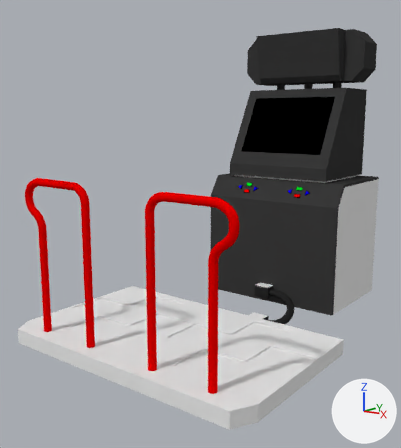
What one commit did to the Blender file Content/Blender/ITGMachine/itgmachine.blend.
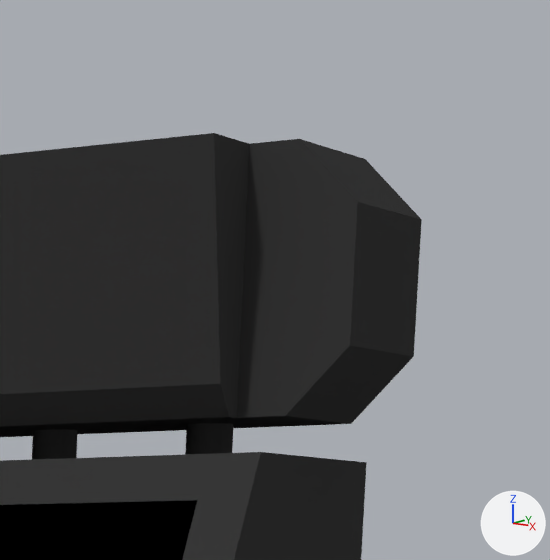
The first picture shows the older version from a camera (50 mm lens) standing at (7.63, -11.74, 1.61) and looking at (-0.52, -1.21, -0.95). The close-ups show both versions on the part from 74% to 100% of the width and 1% to 24% of the height of that picture; other places that the commit changed are outside them. The lights are fixed; the arrows at lower right show +X, +Y and +Z.

The scene before the commit, as lines of its bpy script (objects in view):
```python
me_cube_005 = bpy.data.meshes.new('Cube.005')
me_cube_005.from_pydata(...)  # 48 vertices, 42 faces; spans x -1.54..1.54, y -1.0..1.0, z -1.0..1.0
me_cube_005.materials.append(mat_machinebasematerial)  # black #3a3a3a
me_cube_006 = bpy.data.meshes.new('Cube.006')
me_cube_006.from_pydata([(0.82, -0.08, 1.15), (-0.82, -0.08, 1.15), (0.82, -0.83, -0.34), (-0.82, -0.83, -0.34)], [], [(3, 2, 0, 1)])
me_cube_006.materials.append(mat_material_014)  # black #000000
me_cylinder_003 = bpy.data.meshes.new('Cylinder.003')
me_cylinder_003.from_pydata(...)  # a 32-sided cylinder along z spanning x -1.0..1.0, y -1.0..1.0, z -1.0..1.0
me_cylinder_003.materials.append(mat_machinebasematerial)  # black #3a3a3a
ob_braun_tube = bpy.data.objects.new('Braun Tube', me_cube_006)
ob_braun_tube.location = (-0.005, 2.421, 0.983)
ob_braun_tube.scale = (1.49, 1.0, 1.0)
ob_cylinder_001 = bpy.data.objects.new('Cylinder.001', me_cylinder_003)
ob_cylinder_001.location = (-0.001, 3.173, 2.455)
ob_cylinder_001.scale = (0.118, 0.118, 0.0936)
ob_marqueehouse = bpy.data.objects.new('MarqueeHouse', me_cube_005)
ob_marqueehouse.location = (-0.003, 3.147, 3.201)
ob_marqueehouse.scale = (-1.17, 0.422, 0.655)
# also in view: 'Cylinder.002' at (0.89, 3.17, 2.45); 'Marquee' at (0.0, 2.52, 3.2); 'DisplayBase' at (-0.01, 2.61, 1.17)
```
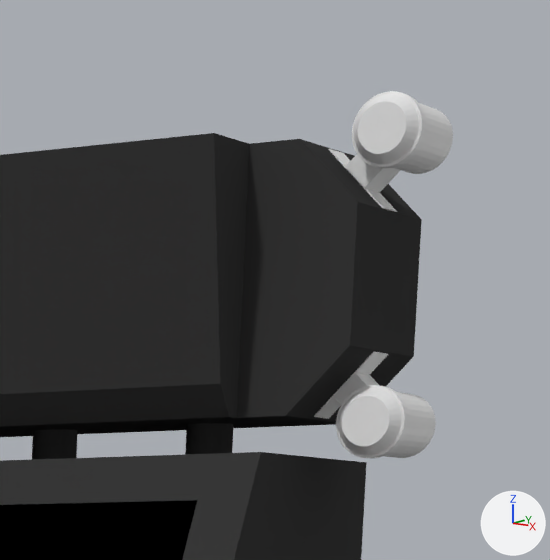
Where the change shows, as pixel boxes (x1, y1, x2, y2) in the close-ups (550 x 560 px):
'Cylinder.009', added: after (352, 91, 426, 168)
'Cylinder.012', added: after (336, 385, 409, 458)
'Cylinder.010', added: after (393, 103, 453, 174)
'Cylinder.011', added: after (385, 392, 436, 458)
'Cube.022', added: after (345, 154, 400, 192)
'Cube.023', added: after (314, 351, 388, 419)
'Cube.024', added: after (333, 373, 380, 405)
'Cube.016', added: after (328, 149, 397, 212)

The change, as a list of edits to the scene's bpy script:
```text
Add ob_cylinder_009:
    ob_cylinder_009 = bpy.data.objects.new('Cylinder.009', me_cylinder_010)  # 192 vertices, 162 faces; spans x -1.0..1.0, y -1.0..1.0, z -1.0..-0.55
    ob_cylinder_009.parent = ob_cube_016
    ob_cylinder_009.location = (-1.85, 2.703, 3.891)
    ob_cylinder_009.rotation_euler = (1.571, 0.0, 0.0)  # degrees (90, 0, 0)
    ob_cylinder_009.scale = (0.175, 0.175, 0.258)
Add ob_cube_016:
    ob_cube_016 = bpy.data.objects.new('Cube.016', me_cube_047)  # a box spanning x -4.75..1.0, y -1.0..1.0, z -1.0..1.0
    ob_cube_016.location = (1.649, 3.139, 3.69)
    ob_cube_016.rotation_euler = (0.0, 2.372, 0.0)  # degrees (0, 136, 0)
    ob_cube_016.scale = (0.00107, 0.0912, 0.21)
Add ob_cylinder_010:
    ob_cylinder_010 = bpy.data.objects.new('Cylinder.010', me_cylinder_011)  # a 32-sided cylinder along z spanning x -1.0..1.0, y -1.0..1.0, z -1.0..0.76
    ob_cylinder_010.parent = ob_cube_016
    ob_cylinder_010.location = (-1.85, 3.138, 3.891)
    ob_cylinder_010.rotation_euler = (1.571, 0.0, 0.0)  # degrees (90, 0, 0)
    ob_cylinder_010.scale = (0.157, 0.157, 0.232)
Add ob_cube_022:
    ob_cube_022 = bpy.data.objects.new('Cube.022', me_cube_048)  # a box spanning x -2.51..1.0, y -1.0..1.0, z -1.0..1.0
    ob_cube_022.parent = ob_cube_016
    ob_cube_022.location = (-1.681, 3.137, 3.725)
    ob_cube_022.rotation_euler = (0.0, 0.768, 0.0)  # degrees (0, 44, 0)
    ob_cube_022.scale = (0.04, 0.0989, -0.0759)
Add ob_cube_024:
    ob_cube_024 = bpy.data.objects.new('Cube.024', me_cube_048.copy())
    ob_cube_024.parent = ob_cube_023
    ob_cube_024.location = (-1.681, 3.137, 3.725)
    ob_cube_024.rotation_euler = (0.0, 0.768, 0.0)  # degrees (0, 44, 0)
    ob_cube_024.scale = (0.04, 0.0989, -0.0759)
Add ob_cube_023:
    ob_cube_023 = bpy.data.objects.new('Cube.023', me_cube_047.copy())
    ob_cube_023.location = (1.645, 3.139, 2.709)
    ob_cube_023.rotation_euler = (0.0, 3.913, 0.0)  # degrees (0, 224, 0)
    ob_cube_023.scale = (0.00107, 0.0912, 0.21)
Add ob_cylinder_011:
    ob_cylinder_011 = bpy.data.objects.new('Cylinder.011', me_cylinder_011.copy())
    ob_cylinder_011.parent = ob_cube_023
    ob_cylinder_011.location = (-1.85, 3.138, 3.891)
    ob_cylinder_011.rotation_euler = (1.571, 0.0, 0.0)  # degrees (90, 0, 0)
    ob_cylinder_011.scale = (0.157, 0.157, 0.232)
Add ob_cylinder_012:
    ob_cylinder_012 = bpy.data.objects.new('Cylinder.012', me_cylinder_010.copy())
    ob_cylinder_012.parent = ob_cube_023
    ob_cylinder_012.location = (-1.85, 2.703, 3.891)
    ob_cylinder_012.rotation_euler = (1.571, 0.0, 0.0)  # degrees (90, 0, 0)
    ob_cylinder_012.scale = (0.175, 0.175, 0.258)
```
